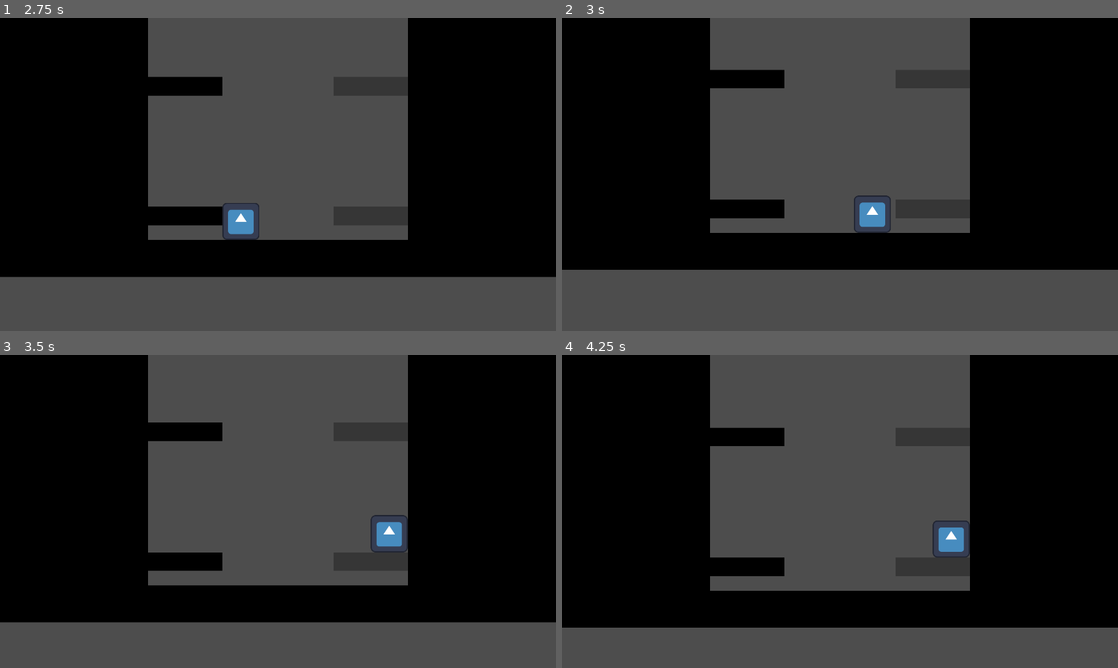
Above: before the commit, frames 1-4 (two rows, left to right).
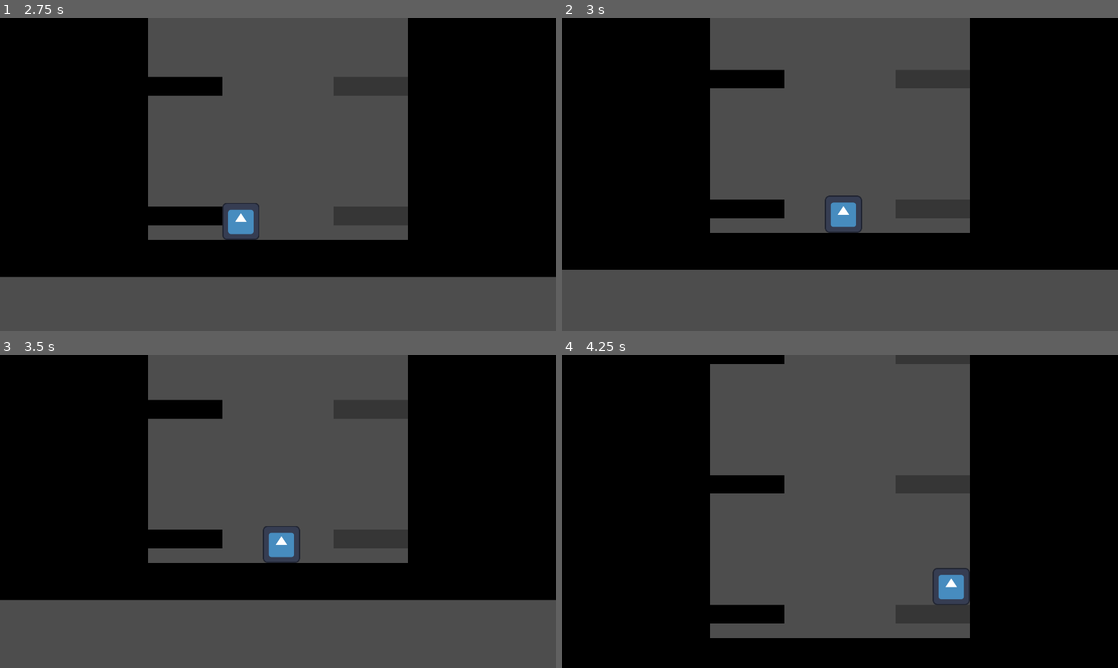
Above: after the commit, the same moments.

Repository: konducktor/run-from-gulmora
Game: Godot game, scene res://gameplay.tscn
Two runs of this game, one before a commit and one after it. Both use one fixed random seed, a clock stepped at 60 frames per second and the inputs below. The engine's default icon, where the game draws it, is replaced by a stand-in: a white triangle on a blue panel in a dark square.
Inputs (mouse positions are in pixels of both pictures, inside the frame that each line leads up to):
- Up to frame 1 (2.75 s): move the mouse to (400, 158) at 0.52 s; hold Right (movement_right) 0.53-2.03 s; tap C (movement_jump) at 0.77, 1.52 s; move the mouse to (166, 190) at 1.27 s; move the mouse to (333, 105) at 2.02 s; hold Left (movement_left) from 2.03 s (still down)
- Up to frame 2 (3 s): move the mouse to (812, 237) at 2.77 s; release Left (movement_left) at 2.78 s; hold Right (movement_right) from 2.78 s (still down)
- Up to frame 3 (3.5 s): keep holding Right (movement_right); tap C (movement_jump) at 3.02 s
- Up to frame 4 (4.25 s): keep holding Right (movement_right); move the mouse to (1006, 558) at 3.52 s; tap C (movement_jump) at 3.77 s

Frame 1 is identical in both runs. In frame 2, 0.9% of the frame differs, in the area x 47-60%, y 56-69%; in frame 3, 14%; in frame 4, 20%, in the area x 0-100%, y 0-100%.

Commit message:
ускорение монстра

Diff:
--- a/monster/monster.gd
+++ b/monster/monster.gd
@@ -3,6 +3,8 @@
 
 @export var NORMAL_SPEED : float
 @export var SLOW_SPEED : float
+
+@export var ACCELERATION : float
 
 enum SPEED_STATES {NORMAL, SLOW, FAST}
 
@@ -21,8 +23,10 @@
 
 func _physics_process(delta: float) -> void:
 	vertical_velocity = current_speed * delta * (-1.0)
+	position.y += vertical_velocity
 
-	position.y += vertical_velocity
+	if current_speed_state == SPEED_STATES.NORMAL:
+		current_speed += ACCELERATION * delta
 
 
 func _on_normal() -> void:
--- a/monster/monster.tscn
+++ b/monster/monster.tscn
@@ -7,5 +7,6 @@
 script = ExtResource("1_gsx7y")
 NORMAL_SPEED = 200.0
 SLOW_SPEED = 50.0
+ACCELERATION = 10.0
 
 [node name="MonsterHit" parent="." instance=ExtResource("1_okp8s")]
Not shown: 1 places in gameplay.tscn that only renumber resources
